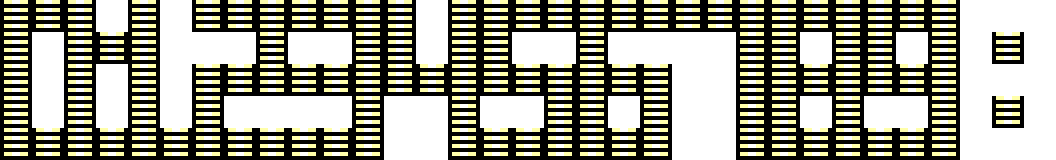
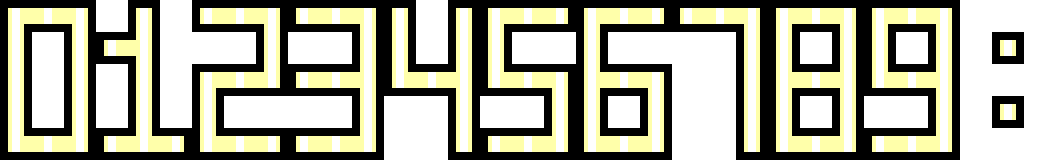
The second (1056, 160) image is a revision of the first. Changes to its layers:
showed "Background", moved it above "Pasted Layer", painted on it over bbox(4, 0, 1020, 156)
painted on "Pasted Layer" over bbox(4, 0, 1020, 156)
